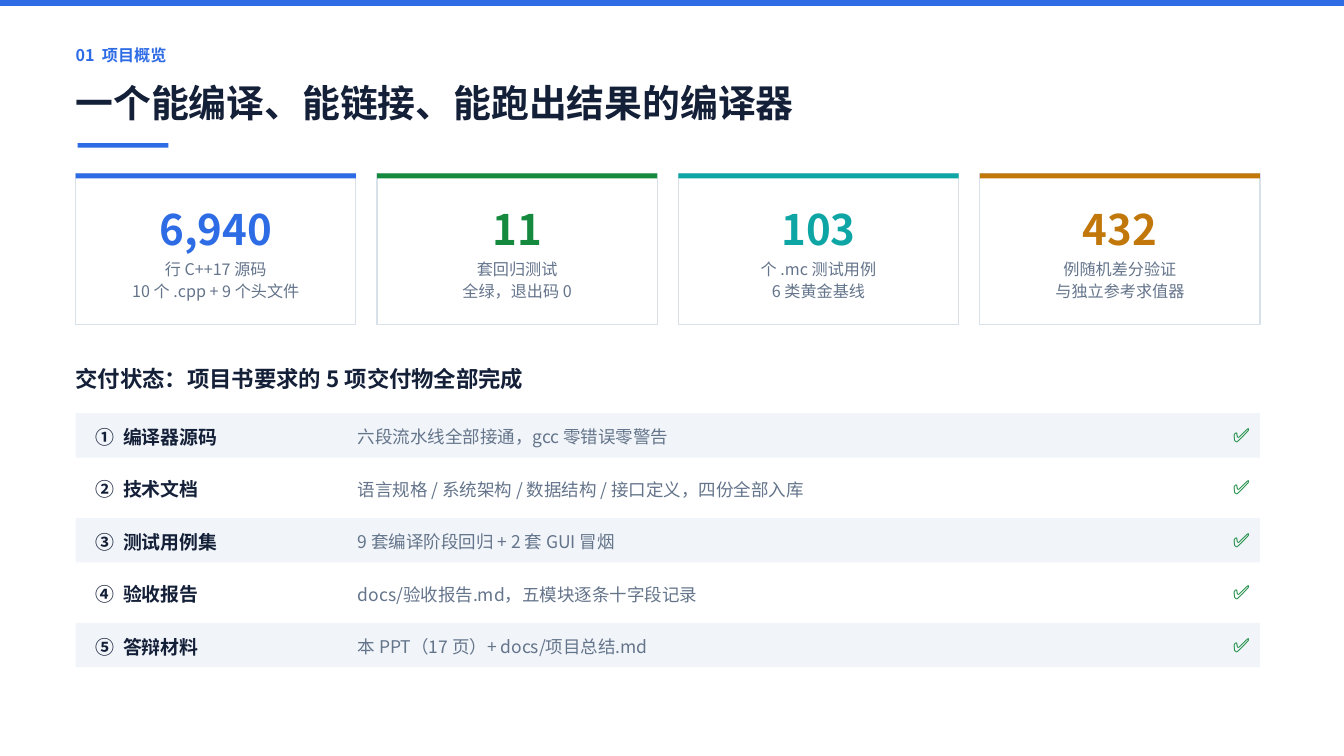
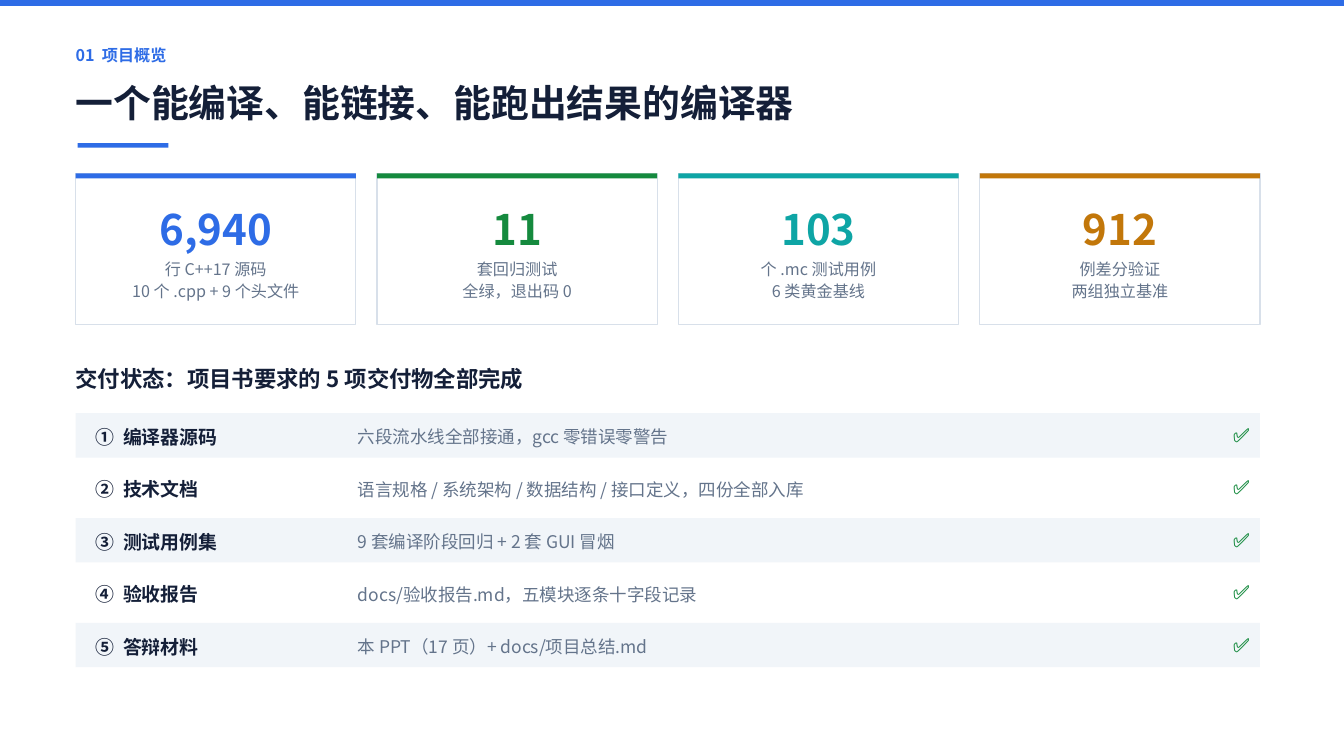
Before and after one commit to 9527-qincheng/MiniCCompiler, a slide deck: slide 2 of docs/MiniC编译器_答辩演示.pptx. Drawn at 1344x756 pixels with LibreOffice and Linux fonts; fonts in the diff are those of the drawing. Boxes give left, top, right and bottom in pixels: in the first picture for what was removed or moved away, otherwise in the second. Text is boxed around its words. In the diff, an @@ line names an element or a change of style, - is before the commit and + after.

Commit message:
docs: 答辩 PPT 同步两组差分测试口径
正确性验证页由单组改为两组独立基准：gcc 480 例 + Python 求值器 432 例，
合计 912 例 0 不一致；补上深递归与规模边界（20000 层递归、100 个函数、
50 层括号、5000 元素局部数组）。封面与概览页的 432 同步改为 912。

```diff
--- a/docs/MiniC编译器_答辩演示.pptx
+++ b/docs/MiniC编译器_答辩演示.pptx
@@ text at box(1083, 213, 1157, 246): text changed @@
-432
+912
@@ text at box(1072, 261, 1169, 299): text changed @@
-例随机差分验证
-与独立参考求值器
+例差分验证
+两组独立基准
```
Also in this commit, not shown: 3 other slides changed.
